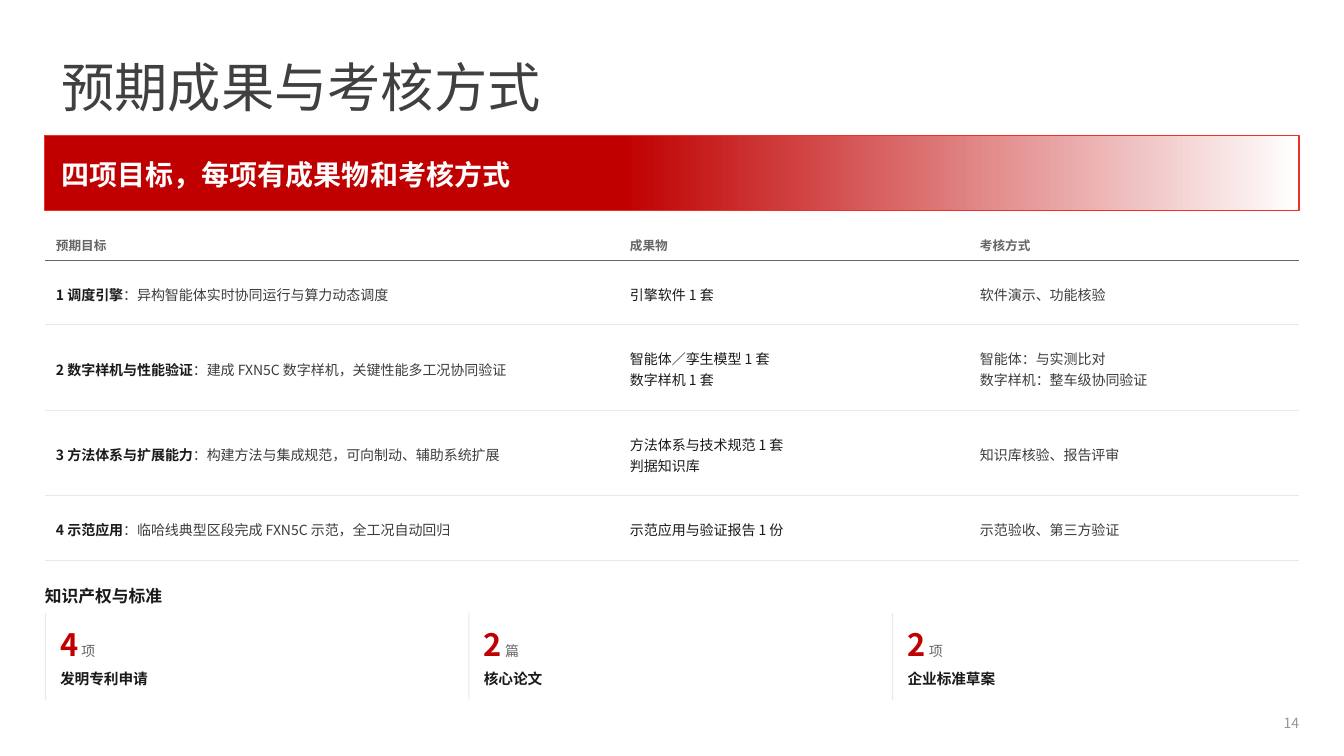
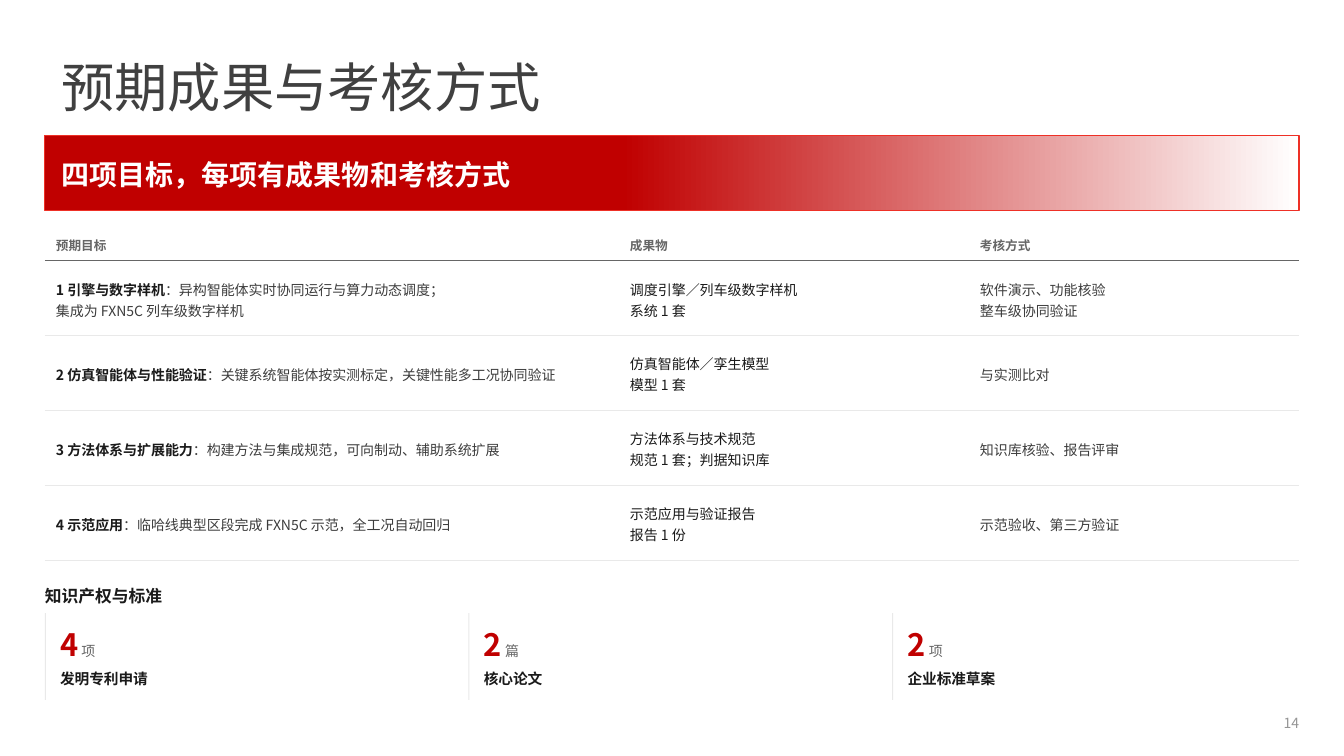
Before and after one commit to huosi012/PPT, a slide deck: slide 14 of 项目汇报PPT.pptx. Drawn at 1344x756 pixels with LibreOffice and Linux fonts; fonts in the diff are those of the drawing. Boxes give left, top, right and bottom in pixels: in the first picture for what was removed or moved away, otherwise in the second. Text is boxed around its words. In the diff, an @@ line names an element or a change of style, - is before the commit and + after.

```diff
--- a/项目汇报PPT.pptx
+++ b/项目汇报PPT.pptx
@@ text at box(56, 283, 444, 317): text changed @@
-1 调度引擎：异构智能体实时协同运行与算力动态调度
+1 引擎与数字样机：异构智能体实时协同运行与算力动态调度；
+集成为 FXN5C 列车级数字样机
@@ text at box(630, 283, 797, 317): text changed @@
-引擎软件 1 套
+调度引擎／列车级数字样机
+系统 1 套
@@ text at box(980, 283, 1106, 317): text changed @@
-软件演示、功能核验
+软件演示、功能核验
+整车级协同验证
@@ line moved from (44, 325) - (1300, 325) to (44, 336) - (1300, 336) @@
@@ text at box(630, 357, 770, 391): text changed @@
-智能体／孪生模型 1 套
-数字样机 1 套
+仿真智能体／孪生模型
+模型 1 套
@@ text at box(56, 368, 555, 382): text changed @@
-2 数字样机与性能验证：建成 FXN5C 数字样机，关键性能多工况协同验证
+2 仿真智能体与性能验证：关键系统智能体按实测标定，关键性能多工况协同验证
@@ text at box(980, 368, 1050, 381): text changed @@
-智能体：与实测比对
-数字样机：整车级协同验证
+与实测比对
@@ text "3 方法体系与扩展能力：构建方法与集成规范，可向制动、辅助系统扩展": place and size @@
-text "3 方法体系与扩展能力：构建方法与集成规范，可向制动、辅助系统扩展" at box(56, 448, 499, 462)
+text "3 方法体系与扩展能力：构建方法与集成规范，可向制动、辅助系统扩展" at box(56, 443, 499, 457)
@@ text "知识库核验、报告评审": place and size @@
-text "知识库核验、报告评审" at box(980, 448, 1120, 462)
+text "知识库核验、报告评审" at box(980, 443, 1120, 457)
@@ text at box(630, 432, 770, 467): text changed @@
-方法体系与技术规范 1 套
-判据知识库
+方法体系与技术规范
+规范 1 套；判据知识库
@@ line moved from (44, 496) - (1300, 496) to (44, 485) - (1300, 485) @@
@@ text "4 示范应用：临哈线典型区段完成 FXN5C 示范，全工况自动回归": place and size @@
-text "4 示范应用：临哈线典型区段完成 FXN5C 示范，全工况自动回归" at box(56, 523, 451, 537)
+text "4 示范应用：临哈线典型区段完成 FXN5C 示范，全工况自动回归" at box(56, 518, 451, 532)
@@ text at box(630, 507, 756, 541): text changed @@
-示范应用与验证报告 1 份
+示范应用与验证报告
+报告 1 份
@@ text "示范验收、第三方验证": place and size @@
-text "示范验收、第三方验证" at box(980, 523, 1120, 536)
+text "示范验收、第三方验证" at box(980, 518, 1120, 531)
```
Also in this commit, not shown: 4 other slides changed, 9 other files.
